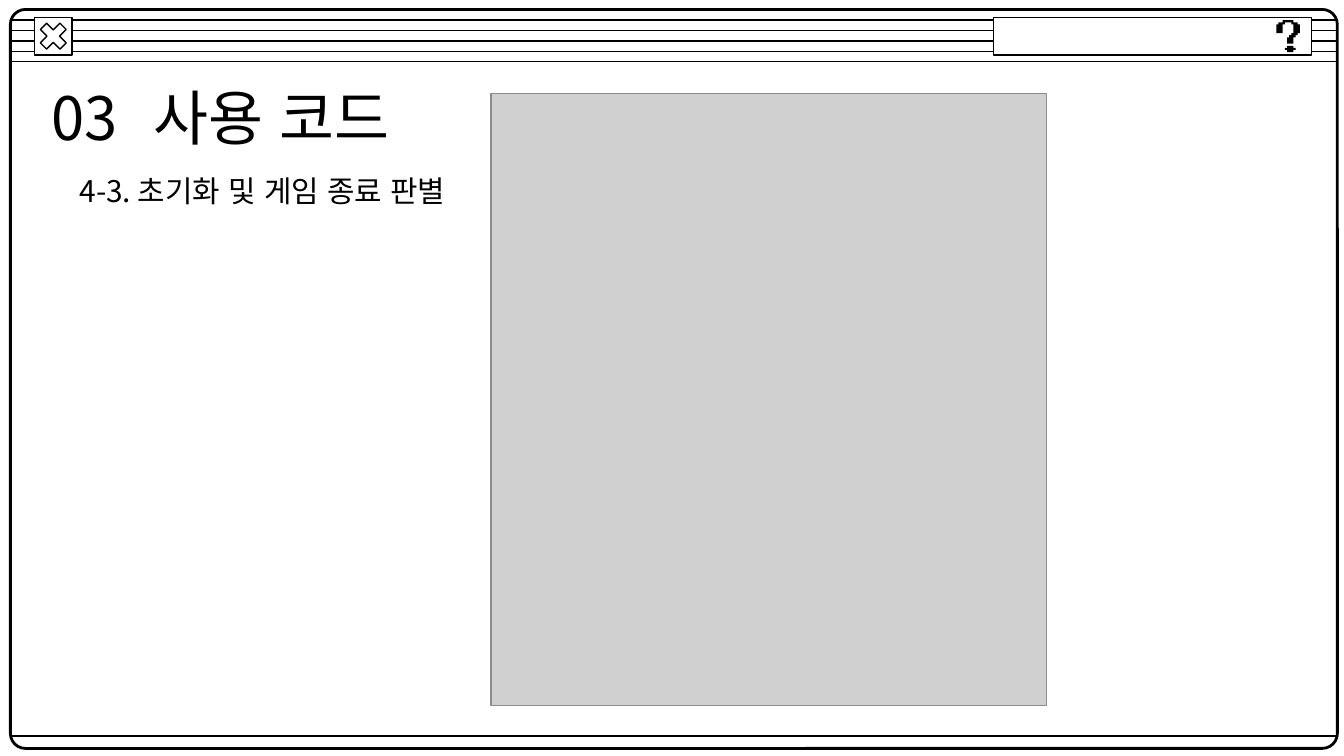
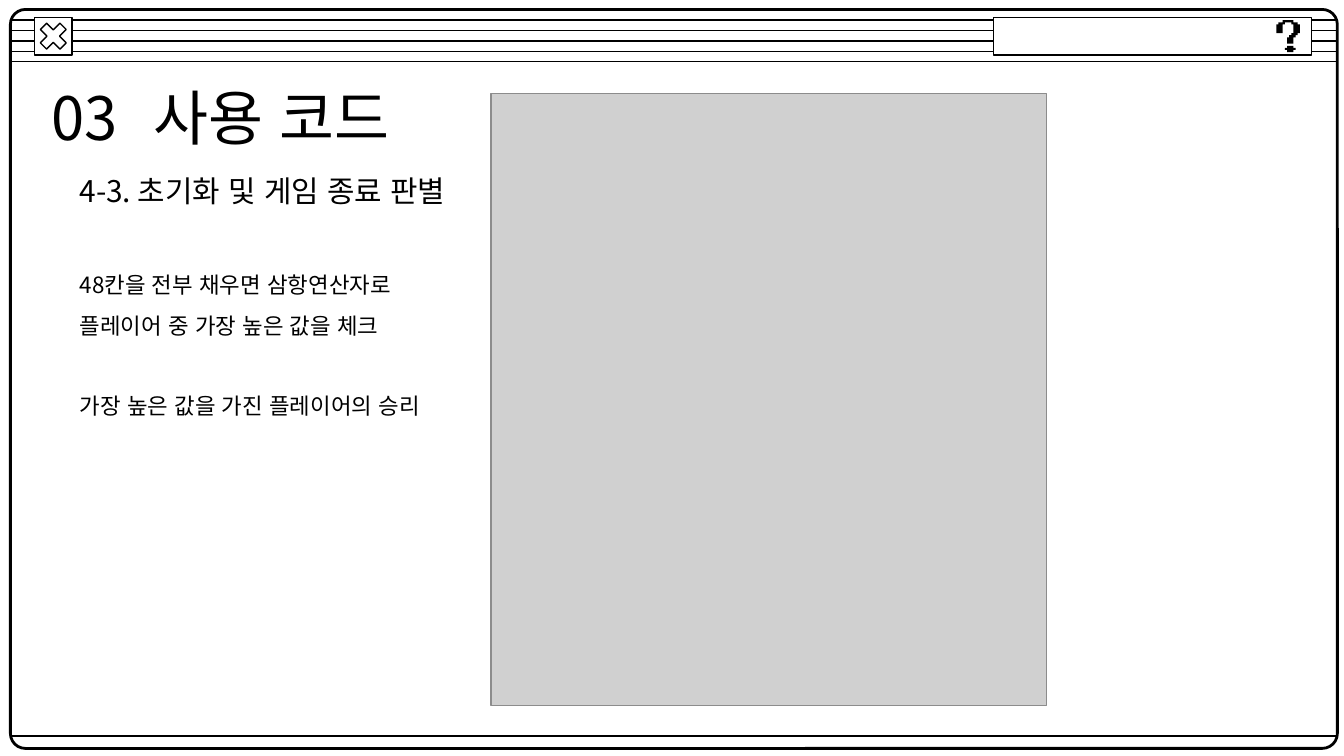
Before and after one commit to YuuJin72/Javascript, a slide deck: slide 17 of Javascript_정두식.pptx. Drawn at 1344x756 pixels with LibreOffice and Linux fonts; fonts in the diff are those of the drawing; grey boxes stand for pictures. Boxes give left, top, right and bottom in pixels: in the first picture for what was removed or moved away, otherwise in the second. Text is boxed around its words. In the diff, an @@ line names an element or a change of style, - is before the commit and + after.

```diff
--- a/Javascript_정두식.pptx
+++ b/Javascript_정두식.pptx
@@ text added at (x1=80, y1=274, x2=419, y2=416), 12 pt, text #000000 @@
+48칸을 전부 채우면 삼항연산자로 플레이어 중 가장 높은 값을 체크
+가장 높은 값을 가진 플레이어의 승리
```
Also in this commit, not shown: 7 other slides changed.
